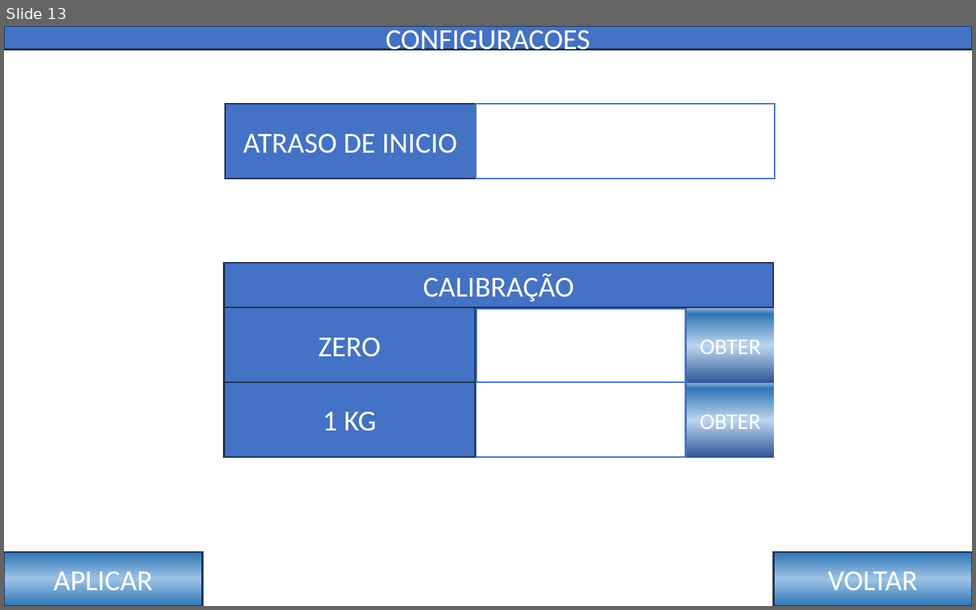
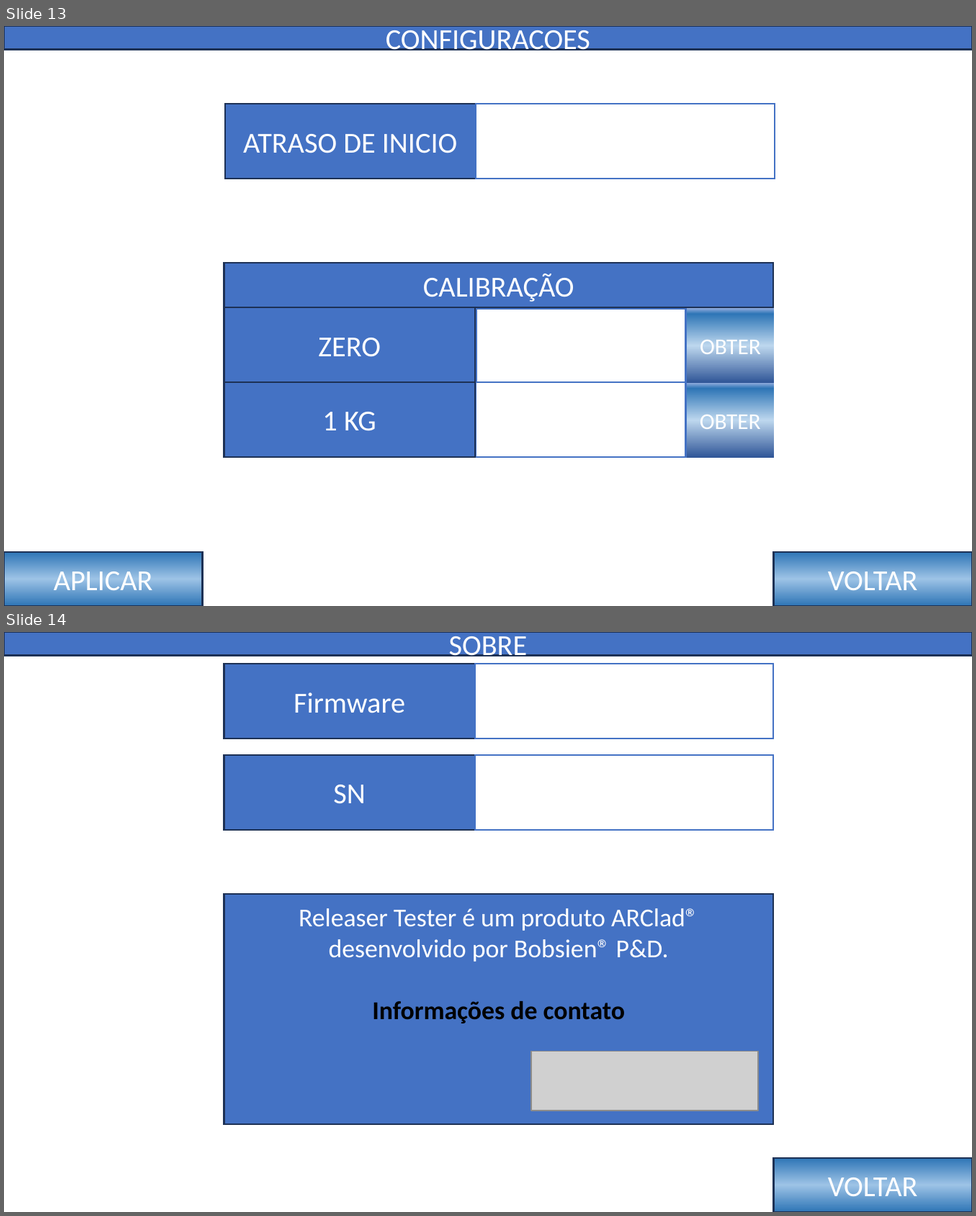
Before and after one commit to Bobsien/CNT143701082023-EletronSystems, a slide deck: Nextion/Telas/Telas.pptx. Shown one above the other, each under a label of ours: slide 13 before the commit, slides 13 and 14 after it. The pictures are 976x610 and 976x1216 pixels, drawn with LibreOffice and Linux fonts; fonts in the diff are those of the drawing; grey boxes stand for pictures. Boxes give left, top, right and bottom in pixels: in the first picture for what was removed or moved away, otherwise in the second. Text is boxed around its words. In the diff, an @@ line names an element or a change of style, - is before the commit and + after.

Commit message:
Alpha2
- Adição de tela Sobre
- Adição de informações na tela de boot
- Adição de bootsplash
- Correções de bugs e melhorias
- Adição de funções de calibração da celula de carga

```diff
--- a/Nextion/Telas/Telas.pptx
+++ b/Nextion/Telas/Telas.pptx
@@ slide 14 added at (4,632,972,1212), background #FFFFFF @@
@@ rectangle added at (4,632,972,655), fill #4472C4, outline #1E3256 1 pt, 18 pt, text #FFFFFF @@
+SOBRE
@@ rectangle added at (224,664,474,739), fill #4472C4, outline #1E3256 1 pt, 18 pt, text #FFFFFF @@
+Firmware
@@ rectangle added at (474,664,773,739), fill #FFFFFF, outline #4472C4 1 pt @@
@@ rectangle added at (224,755,474,829), fill #4472C4, outline #1E3256 1 pt, 18 pt, text #FFFFFF @@
+SN
@@ rectangle added at (474,755,773,829), fill #FFFFFF, outline #4472C4 1 pt @@
@@ rectangle added at (224,895,773,1126), fill #4472C4, outline #1E3256 1 pt, 16 pt, text #FFFFFF @@
+Releaser Tester é um produto ARClad® desenvolvido por Bobsien® P&D.
+Informações de contato
@@ picture added at (532,1051,759,1111) @@
@@ rectangle added at (773,1158,972,1212), fill gradient #2E75B6 to #9DC3E6, outline #1E3256 1 pt, 18 pt, text #FFFFFF @@
+VOLTAR
```
Also in this commit, not shown: 9 other files.
